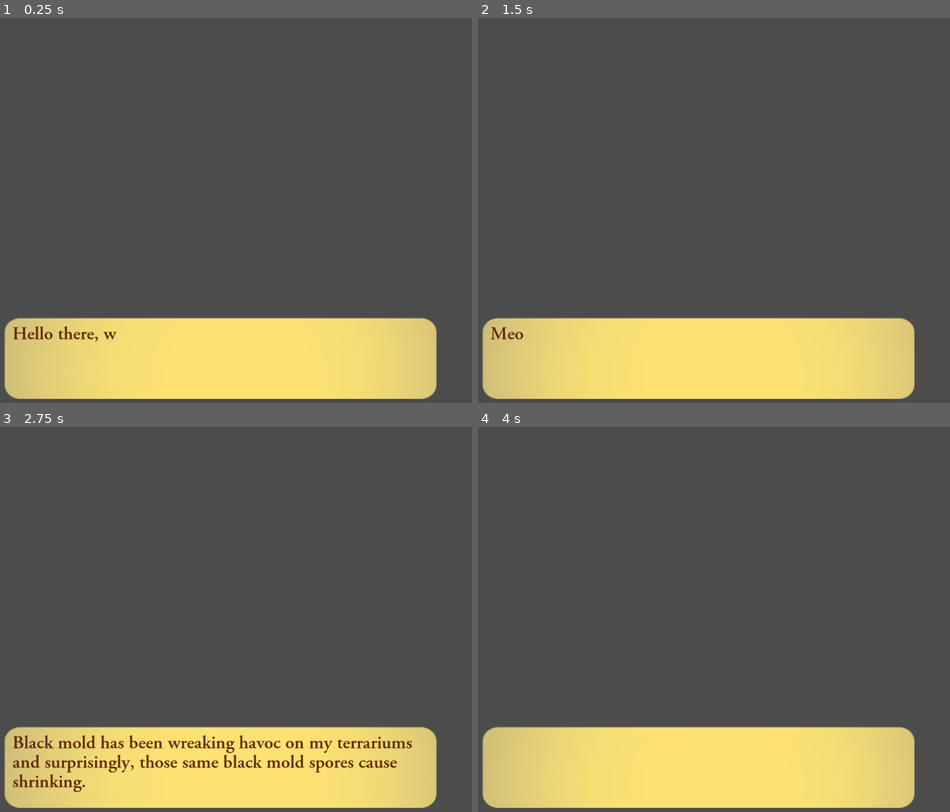
Above: before the commit, frames 1-4 (two rows, left to right).
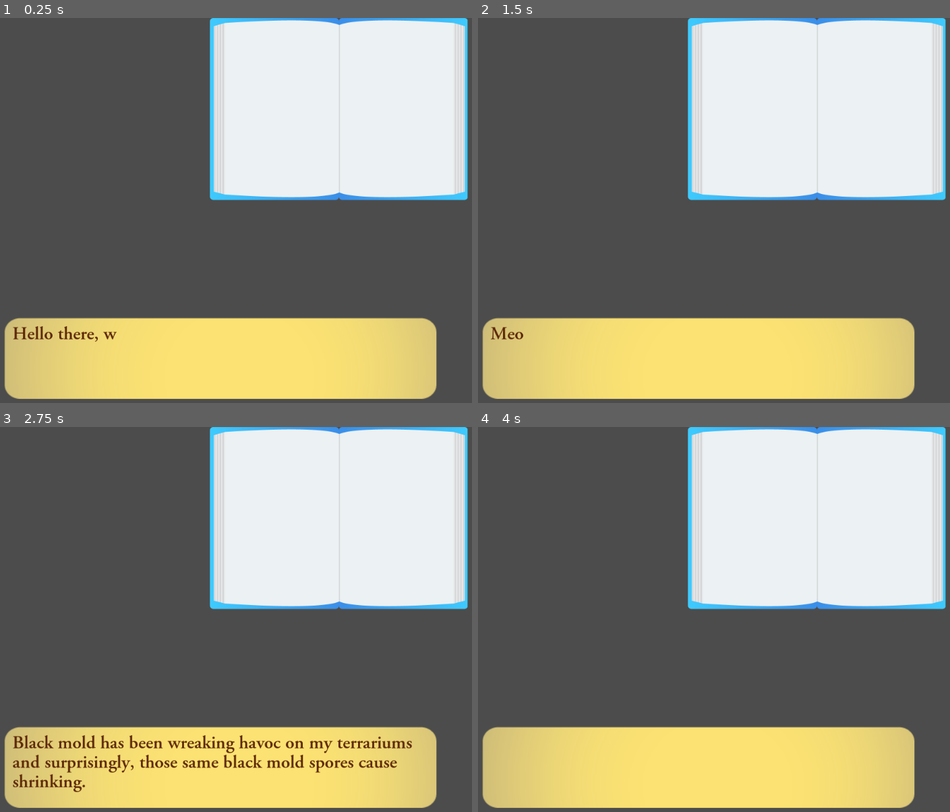
Above: after the commit, the same moments.

Repository: kleimaj/gaming-club-dev
Game: Godot game, scene res://Scenes/Cutscene/Cutscene.tscn
Same seed, same stepped clock (60 frames per second), same inputs: the game is played once before the commit and once after it. This scene is started directly instead of the project's main scene.
Inputs (mouse positions are in pixels of both pictures, inside the frame that each line leads up to):
- Up to frame 1 (0.25 s): no input
- Up to frame 2 (1.5 s): tap Enter (ui_accept) at 0.5, 0.77 s; move the mouse to (817, 195) at 0.52 s; hold D (forward) 0.53-1.28 s; click (817, 195) at 0.6 s; move the mouse to (591, 237) at 1.27 s; hold A (back) from 1.28 s (still down); click (591, 237) at 1.35 s
- Up to frame 3 (2.75 s): tap Enter (ui_accept) at 1.52 s; move the mouse to (273, 538) at 2.02 s; release A (back) at 2.03 s; hold D (forward) from 2.03 s (still down); click (273, 538) at 2.1 s
- Up to frame 4 (4 s): move the mouse to (671, 704) at 2.77 s; click (671, 704) at 2.85 s; tap Enter (ui_accept) at 3.02, 3.77 s; move the mouse to (860, 684) at 3.52 s; release D (forward) at 3.53 s; hold A (back) from 3.53 s (still down); click (860, 684) at 3.6 s

The runs differ from the first frame. In frame 1, 26% of the frame differs, in the area x 44-100%, y 0-48%; in frame 2, 26%; in frame 3, 26%; in frame 4, 26%.

Commit message:
added Book to cutscene

Diff:
--- a/Scenes/Cutscene/Cutscene.tscn
+++ b/Scenes/Cutscene/Cutscene.tscn
@@ -1,9 +1,10 @@
-[gd_scene load_steps=7 format=2]
+[gd_scene load_steps=8 format=2]
 
 [ext_resource path="res://Scripts/DialogueBox.gd" type="Script" id=1]
 [ext_resource path="res://Assets/GFX/cutscene/DialogueBox/Background.png" type="Texture" id=2]
 [ext_resource path="res://Fonts/Adobe Garamond Pro Semibold.otf" type="DynamicFontData" id=3]
 [ext_resource path="res://Assets/GFX/cutscene/DialogueBox/indicator.svg" type="Texture" id=4]
+[ext_resource path="res://Assets/GFX/UI/bookOpen.png" type="Texture" id=5]
 
 [sub_resource type="DynamicFont" id=1]
 size = 35
@@ -29,6 +30,25 @@
 [node name="Cutscene" type="Control"]
 anchor_right = 1.0
 anchor_bottom = 1.0
+__meta__ = {
+"_edit_use_anchors_": false
+}
+
+[node name="Book" type="Control" parent="."]
+anchor_left = 0.5
+anchor_right = 0.5
+margin_left = -20.0
+margin_right = 20.0
+margin_bottom = 40.0
+__meta__ = {
+"_edit_use_anchors_": false
+}
+
+[node name="TextureRect" type="TextureRect" parent="Book"]
+margin_right = 40.0
+margin_bottom = 40.0
+rect_scale = Vector2( 0.5, 0.5 )
+texture = ExtResource( 5 )
 __meta__ = {
 "_edit_use_anchors_": false
 }
@@ -71,7 +91,7 @@
 
 [node name="Indicator" type="Sprite" parent="DialogueBox"]
 visible = false
-position = Vector2( 755.986, 110.502 )
+position = Vector2( 755.986, 114.884 )
 scale = Vector2( 0.16, 0.16 )
 texture = ExtResource( 4 )
 
